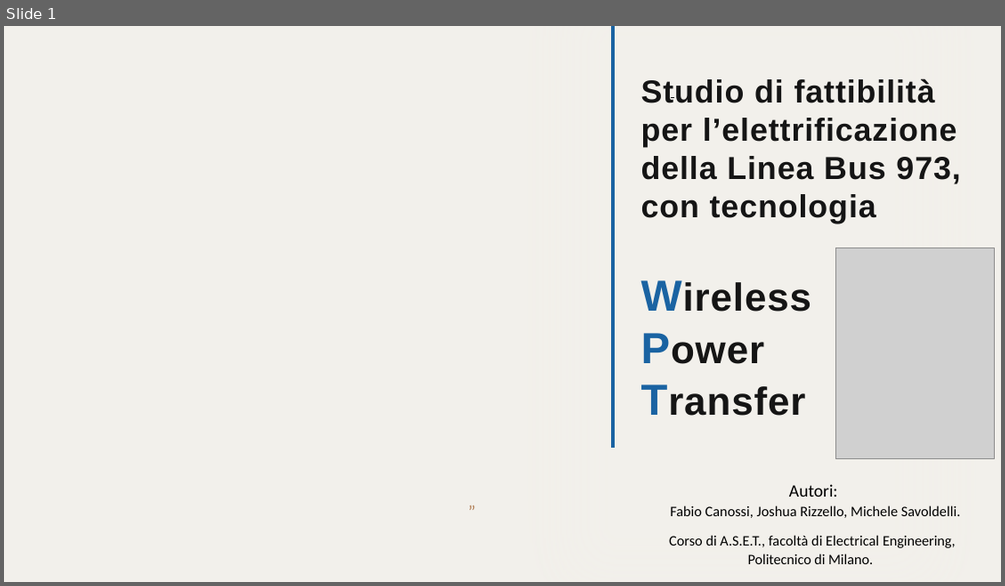
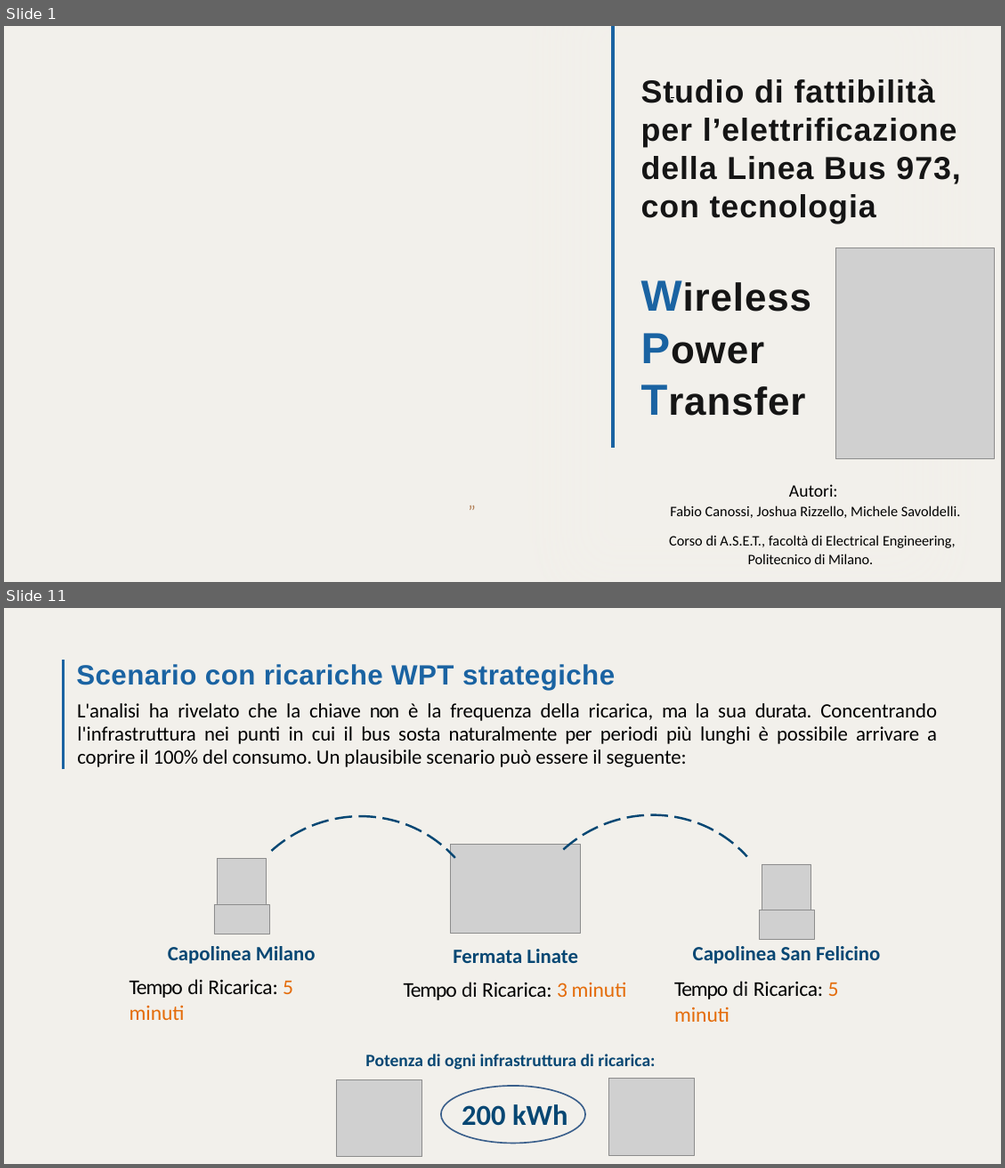
Before and after one commit to Joshuari03/ProgettoASET, a slide deck: Elettrificazione_Strategica_Linea_973.pptx. Shown one above the other, each under a label of ours: slide 1 before the commit, slides 1 and 11 after it; the slides between them are not shown. The pictures are 1005x586 and 1005x1168 pixels, drawn with LibreOffice and Linux fonts; fonts in the diff are those of the drawing; grey boxes stand for pictures; background and template pictures are left out. Boxes give left, top, right and bottom in pixels: in the first picture for what was removed or moved away, otherwise in the second. Text is boxed around its words. In the diff, an @@ line names an element or a change of style, - is before the commit and + after.

```diff
--- a/Elettrificazione_Strategica_Linea_973.pptx
+++ b/Elettrificazione_Strategica_Linea_973.pptx
@@ slide 11 added at (4,608,1001,1164), background #F2F0EB @@
@@ freeform shape added at (64,659,68,769), outline #1A63A2 4 pt @@
@@ text added at (76,664,615,690), 38.5 pt, text #1A63A2, bold @@
+Scenario con ricariche WPT strategiche
@@ text added at (77,703,937,767), 28 pt, text #000000 @@
+L'analisi ha rivelato che la chiave non è la frequenza della ricarica, ma la sua durata. Concentrando l'infrastruttura nei punti in cui il bus sosta naturalmente per periodi più lunghi è possibile arrivare a coprire il 100% del consumo. Un plausibile scenario può essere il seguente:
@@ arc (boxed as its full ellipse) added at (174,763,541,1130), outline #074773 3 pt dashed @@
@@ arc (boxed as its full ellipse) added at (465,761,833,1128), outline #074773 3 pt dashed @@
@@ picture added at (451,844,581,934) @@
@@ picture added at (217,859,267,909) @@
@@ picture added at (762,864,811,913) @@
@@ picture added at (214,904,269,934) @@
@@ picture added at (759,910,814,940) @@
@@ text added at (168,946,316,964), 28 pt, text #074773, bold @@
+Capolinea Milano
@@ text added at (453,949,578,963), 28 pt, text #074773, bold @@
+Fermata Linate
@@ text added at (693,946,880,964), 28 pt, text #074773, bold @@
+Capolinea San Felicino
@@ text added at (129,979,293,1020), 29 pt, text #000000 @@
+Tempo di Ricarica: 5 minuti
@@ text added at (674,981,839,1022), 29 pt, text #000000 @@
+Tempo di Ricarica: 5 minuti
@@ text added at (404,982,627,1000), 29 pt, text #000000 @@
+Tempo di Ricarica: 3 minuti
@@ text added at (365,1054,655,1070), 24 pt, text #074773, bold @@
+Potenza di ogni infrastruttura di ricarica:
@@ group added at (336,1079,695,1157): 2 pictures, 1 text, 1 ellipse @@
+200 kWh
```
Also in this commit, not shown: 10 slides changed, 3 other slides added, 6 slides removed, 1 other file.
